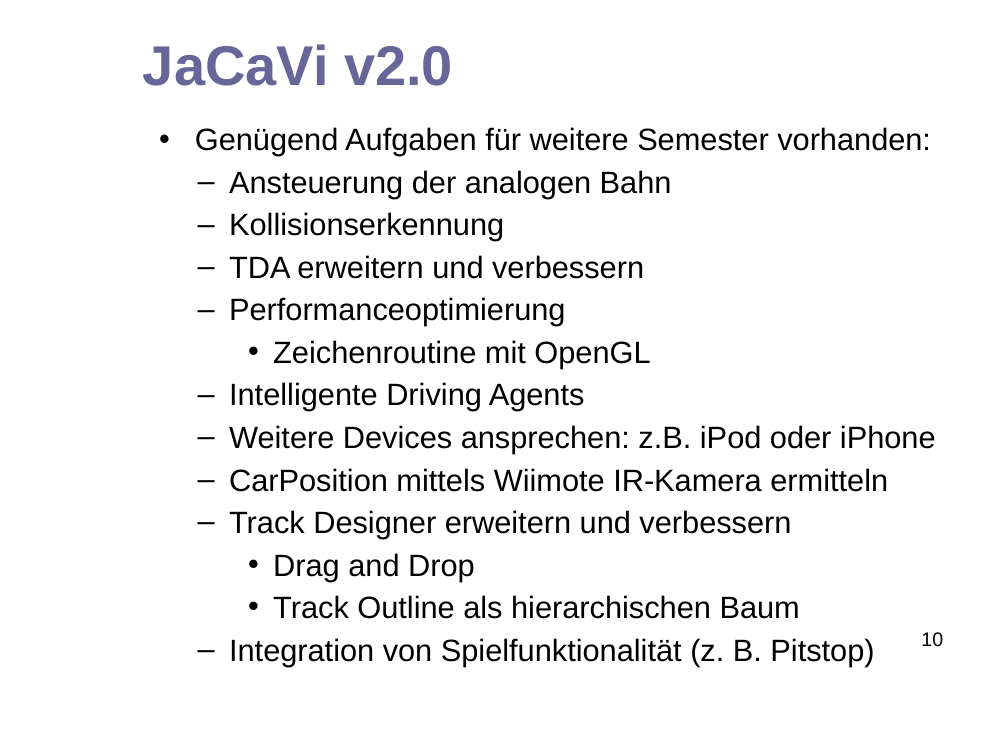
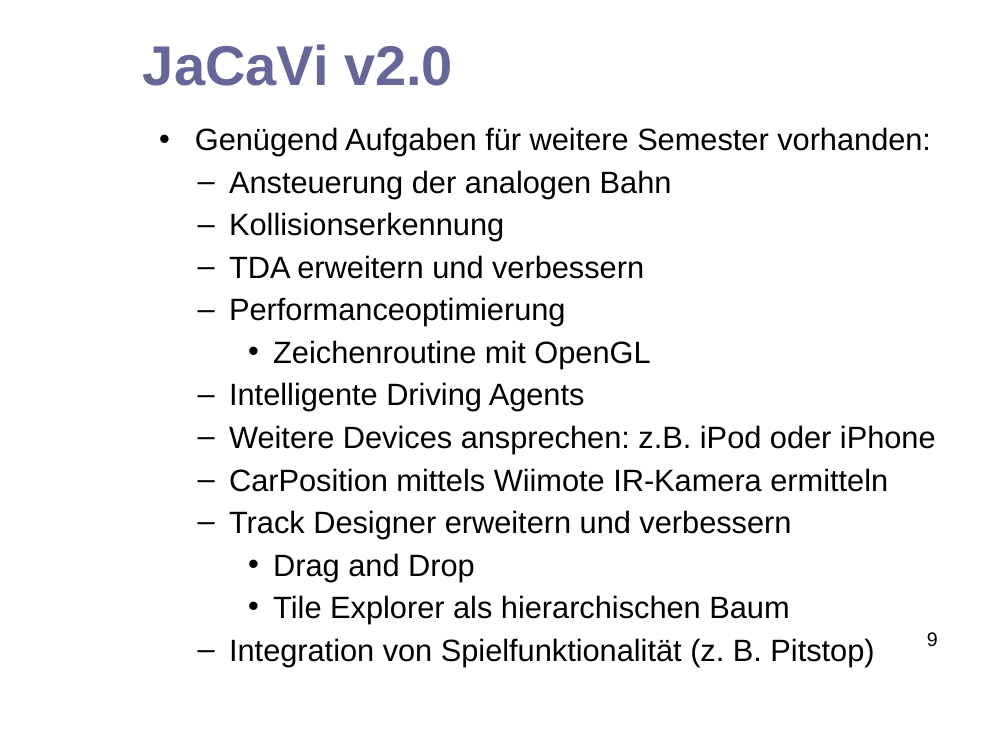
Before and after one commit to hheimbuerger/jacavi, a slide deck: slide 9 of docs/presentation documents/Abschlusspräsentation_JaCaVi.odp (slide 10 before the commit). Drawn at 1008x756 pixels with LibreOffice and Linux fonts; fonts in the diff are those of the drawing; background and template pictures are left out. Boxes give left, top, right and bottom in pixels: in the first picture for what was removed or moved away, otherwise in the second. Text is boxed around its words. In the diff, an @@ line names an element or a change of style, - is before the commit and + after.

```diff
--- a/docs/presentation documents/Abschlusspräsentation_JaCaVi.odp
+++ b/docs/presentation documents/Abschlusspräsentation_JaCaVi.odp
@@ text at [273, 595, 789, 624]: text changed @@
-    • Track Outline als hierarchischen Baum
+    • Tile Explorer als hierarchischen Baum
@@ page number at [927, 632, 938, 647]: text changed @@
-10
+9
```
Also in this commit, not shown: 3 other slides changed, 1 slide added, 2 slides removed.
